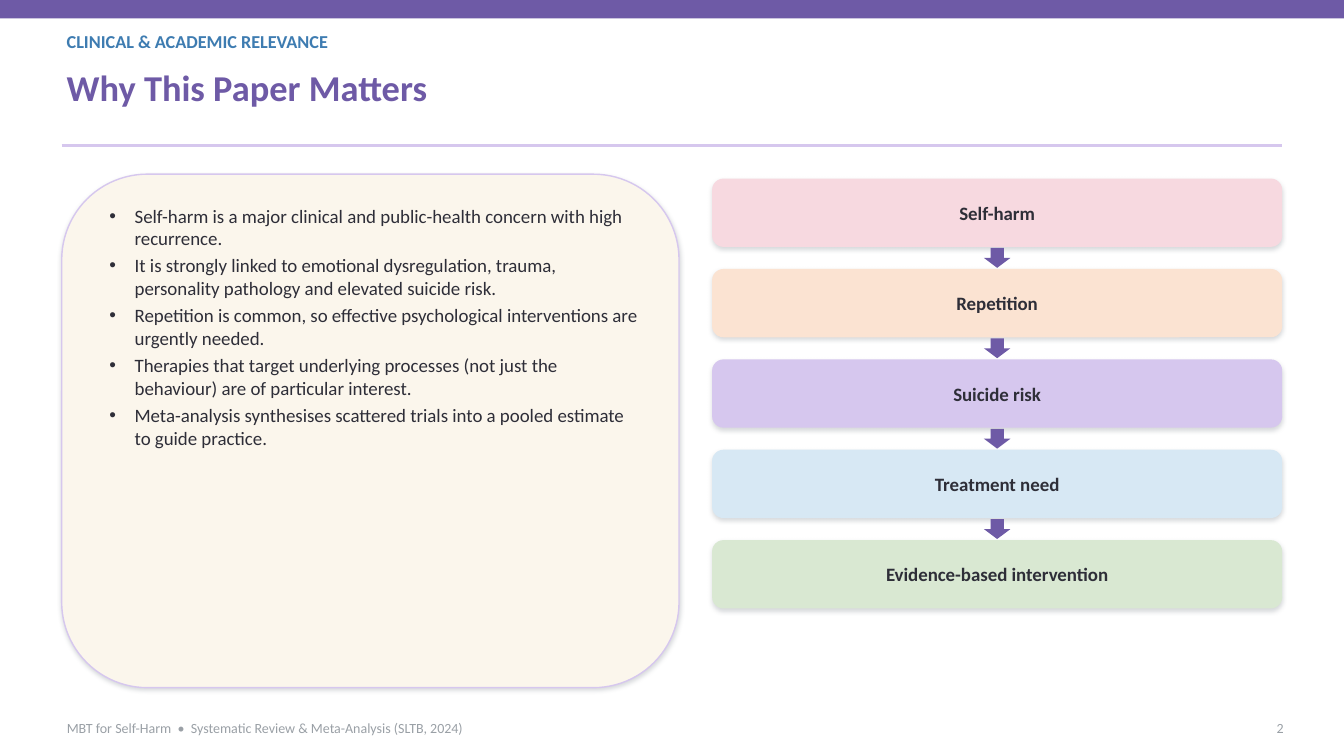
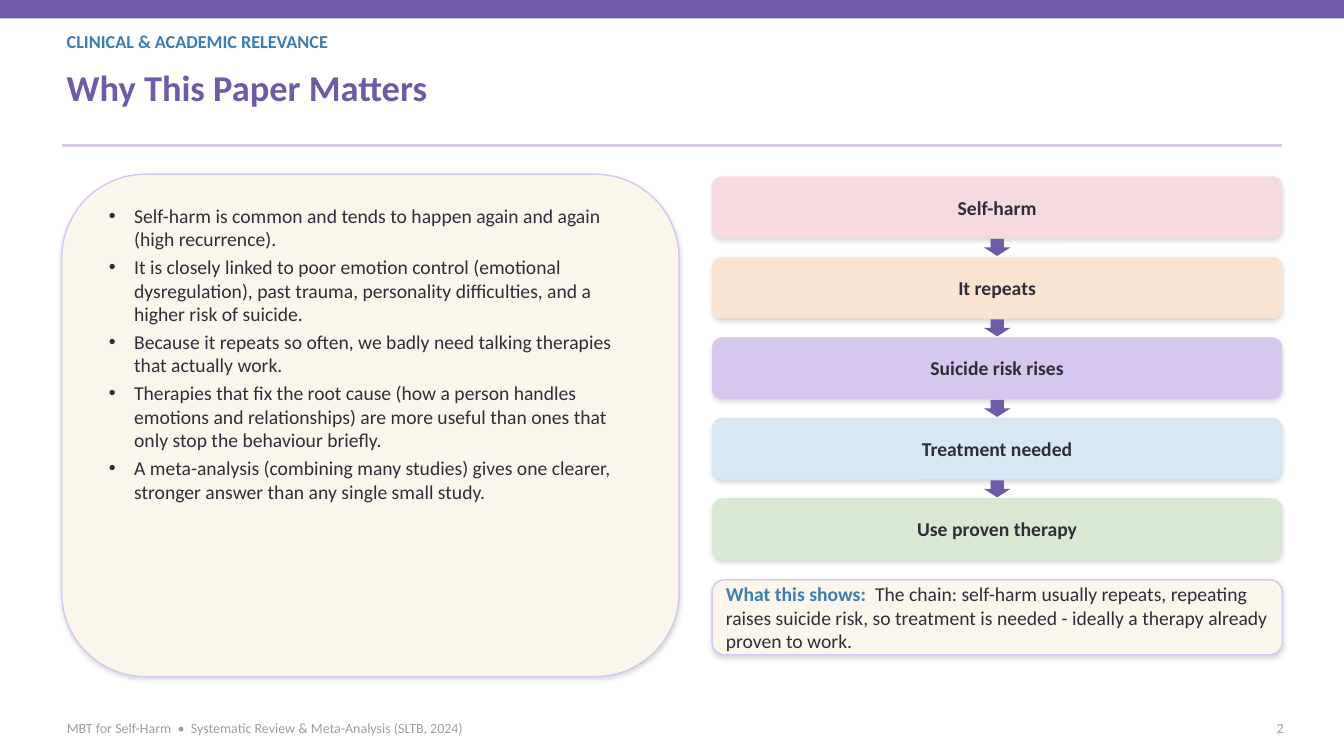
Before and after one commit to tejasdangodra786-byte/Dango-kiro, a slide deck: slide 2 of Journal_Club_MBT_SelfHarm.pptx. Drawn at 1344x756 pixels with LibreOffice and Linux fonts; fonts in the diff are those of the drawing. Boxes give left, top, right and bottom in pixels: in the first picture for what was removed or moved away, otherwise in the second. Text is boxed around its words. In the diff, an @@ line names an element or a change of style, - is before the commit and + after.

Commit message:
Revise deck: 14pt body text, simpler language with plain meanings in brackets, and plain-language captions under every graph
- Sub-topic/body text set to 14pt (headings unchanged)
- Difficult terms explained in brackets (e.g., mentalizing = 'reading minds')
- Every chart/diagram now has a 'What this shows' caption in simple language
- Content reorganized for clearer, more detailed flow; verified effect sizes retained (g=-0.82 self-harm, -1.08 BPD, -1.10 depression)

```diff
--- a/Journal_Club_MBT_SelfHarm.pptx
+++ b/Journal_Club_MBT_SelfHarm.pptx
@@ rounded rectangle "Self-harm is common and tends ...": place and size @@
-rounded rectangle "Self-harm is common and tends ..." at box(62, 174, 679, 688)
+rounded rectangle "Self-harm is common and tends ..." at box(62, 174, 679, 677)
@@ rounded rectangle "Self-harm": place and size @@
-rounded rectangle "Self-harm" at box(712, 178, 1282, 247)
+rounded rectangle "Self-harm" at box(712, 176, 1282, 238)
@@ rounded rectangle "Self-harm" at box(712, 176, 1282, 238): size 13.5 to 14 pt @@
@@ text in rounded rectangle at box(134, 209, 611, 503): text changed; size 13.5 to 14 pt @@
-• Self-harm is a major clinical and public-health concern with high recurrence.
-• It is strongly linked to emotional dysregulation, trauma, personality pathology and elevated suicide risk.
-• Repetition is common, so effective psychological interventions are urgently needed.
-• Therapies that target underlying processes (not just the behaviour) are of particular interest.
-• Meta-analysis synthesises scattered trials into a pooled estimate to guide practice.
+• Self-harm is common and tends to happen again and again (high recurrence).
+• It is closely linked to poor emotion control (emotional dysregulation), past trauma, personality difficulties, and a higher risk of suicide.
+• Because it repeats so often, we badly need talking therapies that actually work.
+• Therapies that fix the root cause (how a person handles emotions and relationships) are more useful than ones that only stop the behaviour briefly.
+• A meta-analysis (combining many studies) gives one clearer, stronger answer than any single small study.
@@ down arrow: place and size @@
-down arrow at box(984, 248, 1010, 268)
+down arrow at box(984, 239, 1010, 256)
@@ rounded rectangle removed at box(712, 269, 1282, 338) @@
-Repetition
@@ rounded rectangle added at box(712, 257, 1282, 319), fill #FBE3D2, 14 pt, text #2E2E38, bold @@
+It repeats
@@ down arrow: place and size @@
-down arrow at box(984, 339, 1010, 359)
+down arrow at box(984, 320, 1010, 337)
@@ rounded rectangle "Suicide risk rises": place and size @@
-rounded rectangle "Suicide risk rises" at box(712, 360, 1282, 429)
+rounded rectangle "Suicide risk rises" at box(712, 338, 1282, 399)
@@ text in rounded rectangle at box(930, 361, 1063, 375): text changed; size 13.5 to 14 pt @@
-Suicide risk
+Suicide risk rises
@@ rounded rectangle "Treatment needed": place and size @@
-rounded rectangle "Treatment needed" at box(712, 450, 1282, 518)
+rounded rectangle "Treatment needed" at box(712, 417, 1282, 479)
@@ down arrow: place and size @@
-down arrow at box(984, 429, 1010, 449)
+down arrow at box(984, 400, 1010, 417)
@@ text in rounded rectangle at box(922, 442, 1072, 456): text changed; size 13.5 to 14 pt @@
-Treatment need
+Treatment needed
@@ rounded rectangle added at box(712, 498, 1282, 560), fill #D9E8D2, 14 pt, text #2E2E38, bold @@
+Use proven therapy
@@ down arrow: place and size @@
-down arrow at box(984, 519, 1010, 539)
+down arrow at box(984, 481, 1010, 498)
@@ rounded rectangle removed at box(712, 540, 1282, 609) @@
-Evidence-based intervention
@@ rounded rectangle added at box(712, 580, 1282, 654), fill #FBF6EC, outline #D6C7EE 1 pt, 14 pt, text #2E2E38 @@
+What this shows: The chain: self-harm usually repeats, repeating raises suicide risk, so treatment is needed - ideally a therapy already proven to work.
```
Also in this commit, not shown: 39 other slides changed, 3 slides added, 3 slides removed, 1 other file.
